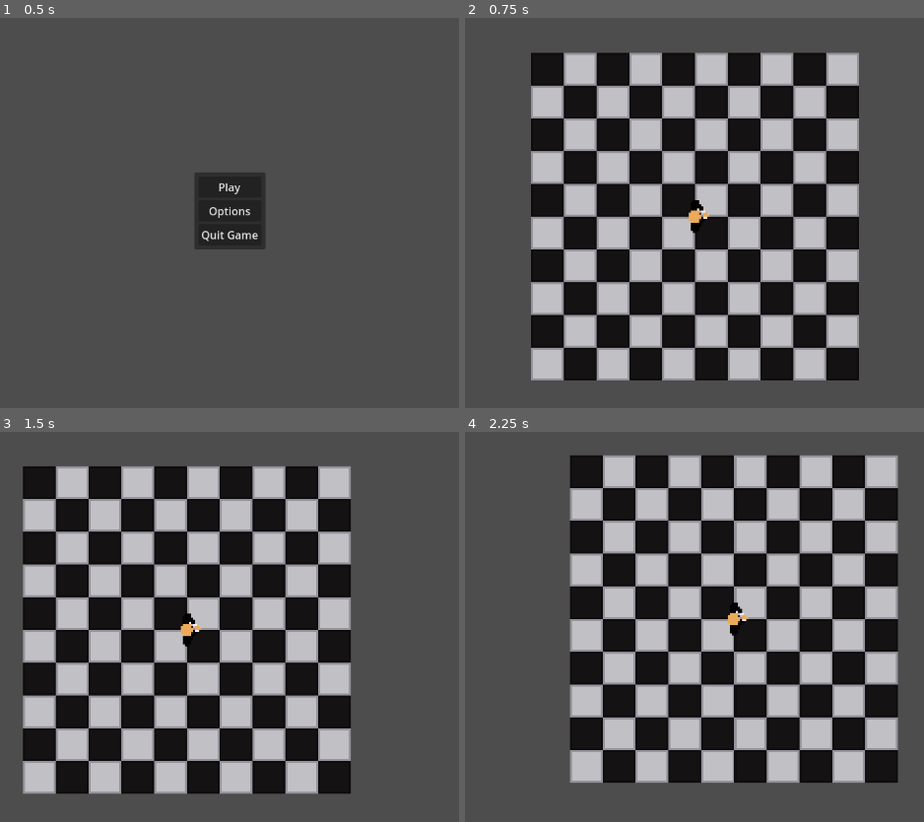
Above: before the commit, frames 1-4 (two rows, left to right).
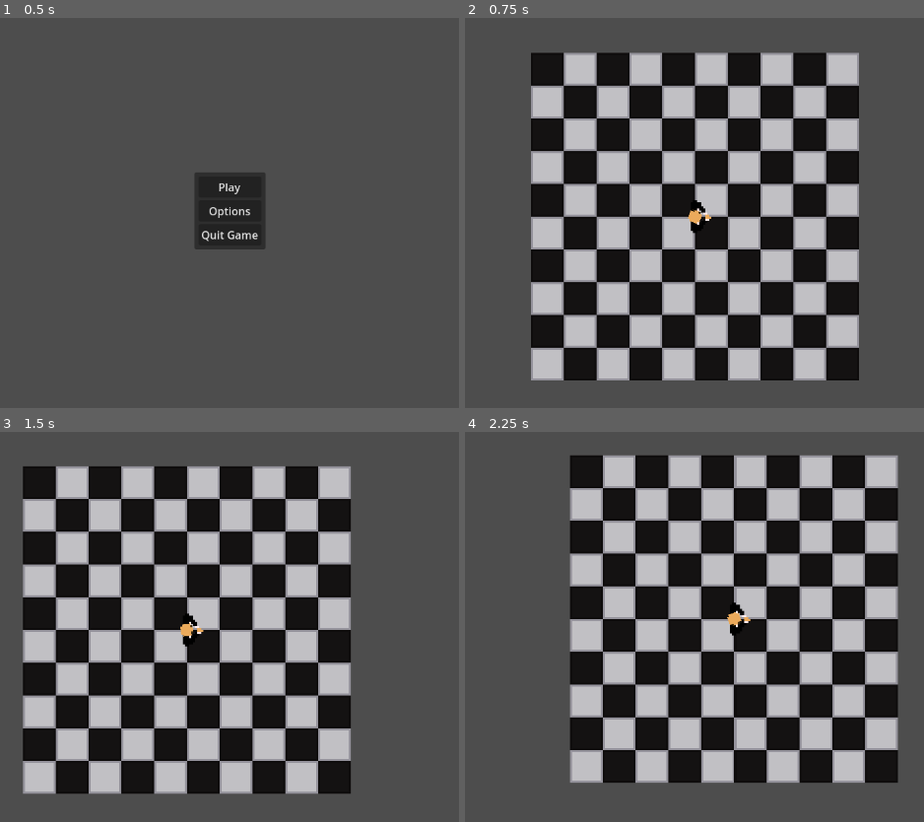
Above: after the commit, the same moments.

Repository: sparkworm/STATE
Game: Godot game, scene res://scenes/game.tscn
Same seed, same stepped clock (60 frames per second), same inputs: the game is played once before the commit and once after it.
Inputs (mouse positions are in pixels of both pictures, inside the frame that each line leads up to):
- Up to frame 1 (0.5 s): no input
- Up to frame 2 (0.75 s): click "Play" at 0.5 s
- Up to frame 3 (1.5 s): tap Enter at 1.25 s; move the mouse to (403, 603) at 1.27 s
- Up to frame 4 (2.25 s): tap Space at 2 s; move the mouse to (538, 646) at 2.02 s

Frame 1 is identical in both runs. In frame 2, less than 0.1% of the frame differs, in the area x 48-54%, y 46-54%; in frame 3, less than 0.1%; in frame 4, less than 0.1%, in the area x 57-63%, y 43-51%.

Commit message:
Made body its own scene, and gave it some functions such as controlling head movement

Diff:
--- /dev/null
+++ b/scenes/characters/bodies/test_body.tscn
@@ -0,0 +1,18 @@
+[gd_scene load_steps=5 format=3 uid="uid://clg4816pvwavy"]
+
+[ext_resource type="PackedScene" uid="uid://cmvnw0ja1kl6o" path="res://scenes/components/body.tscn" id="1_fvrdt"]
+[ext_resource type="Texture2D" uid="uid://drgyodho8wjm6" path="res://textures/character/shoulders_1.png" id="2_pha0c"]
+[ext_resource type="Texture2D" uid="uid://dgey3cy1dkivx" path="res://textures/character/arms_1.png" id="3_jn6e8"]
+[ext_resource type="Texture2D" uid="uid://d0gk2kblt6qpi" path="res://textures/character/head_1.png" id="4_5cd1o"]
+
+[node name="Body" instance=ExtResource("1_fvrdt")]
+
+[node name="Torso" parent="." index="1"]
+texture = ExtResource("2_pha0c")
+
+[node name="Arms" parent="Torso" index="0"]
+position = Vector2(1, 0)
+texture = ExtResource("3_jn6e8")
+
+[node name="Head" parent="." index="2"]
+texture = ExtResource("4_5cd1o")
--- a/scenes/characters/player.tscn
+++ b/scenes/characters/player.tscn
@@ -1,22 +1,14 @@
-[gd_scene load_steps=6 format=3 uid="uid://d0gbvf0b4eiq4"]
+[gd_scene load_steps=4 format=3 uid="uid://d0gbvf0b4eiq4"]
 
 [ext_resource type="PackedScene" uid="uid://bou5t0p158o7h" path="res://scenes/parent/character.tscn" id="1_rp718"]
-[ext_resource type="Texture2D" uid="uid://d0gk2kblt6qpi" path="res://textures/character/head_1.png" id="2_atpat"]
+[ext_resource type="PackedScene" uid="uid://clg4816pvwavy" path="res://scenes/characters/bodies/test_body.tscn" id="2_76oj4"]
 [ext_resource type="Script" uid="uid://ccjbrtvt28wdc" path="res://scenes/characters/player_controller.gd" id="2_yewv4"]
-[ext_resource type="Texture2D" uid="uid://drgyodho8wjm6" path="res://textures/character/shoulders_1.png" id="3_kqtwu"]
-[ext_resource type="Texture2D" uid="uid://dgey3cy1dkivx" path="res://textures/character/arms_1.png" id="4_6eyoc"]
 
 [node name="Player" instance=ExtResource("1_rp718")]
 
-[node name="Torso" parent="Body" index="1"]
-texture = ExtResource("3_kqtwu")
+[node name="Body" parent="." index="0" instance=ExtResource("2_76oj4")]
 
-[node name="Arms" parent="Body/Torso" index="0"]
-position = Vector2(0, -1)
-texture = ExtResource("4_6eyoc")
-
-[node name="Head" parent="Body" index="2"]
-texture = ExtResource("2_atpat")
-
-[node name="Controller" parent="." index="1"]
+[node name="Controller" parent="." index="1" node_paths=PackedStringArray("player", "body")]
 script = ExtResource("2_yewv4")
+player = NodePath("..")
+body = NodePath("../Body")
--- a/scenes/characters/player_controller.gd
+++ b/scenes/characters/player_controller.gd
@@ -1,2 +1,8 @@
 class_name PlayerController
 extends Node
+
+@export var player: Character
+@export var body: Body
+
+func _physics_process(delta: float) -> void:
+	body.head_look_towards(body.get_global_mouse_position())
--- /dev/null
+++ b/scenes/components/body.gd
@@ -0,0 +1,30 @@
+class_name Body
+extends Node2D
+
+## Maximum angle the head can turn from straight, in degrees
+## NOTE: is converted to radians in _ready()
+@export var max_head_look_angle: float = 70
+
+@onready var legs: Sprite2D = $Legs
+@onready var torso: Sprite2D = $Torso
+@onready var arms: Sprite2D = $Torso/Arms
+@onready var head: Sprite2D = $Head
+
+func _ready() -> void:
+	# convert max_head_look_angle to radians so it can be used normally
+	max_head_look_angle = deg_to_rad(max_head_look_angle)
+
+## Move the head to look towards a point.  The head will not turn further than it is allowed by
+## max_head_look_angle. [br] [br]
+## This can be useful if the torso is locked and cannot rotate (such as when running or guarding)
+func head_look_towards(global_coords: Vector2) -> void:
+	head.look_at(global_coords)
+	var ang_diff: float = angle_difference(torso.rotation, head.rotation)
+	if ang_diff > 0 and ang_diff > max_head_look_angle:
+		head.rotation = max_head_look_angle
+	elif ang_diff < 0 and -ang_diff > max_head_look_angle:
+		head.rotation = -max_head_look_angle
+
+func head_and_torso_look_towards(global_coords: Vector2) -> void:
+	head.look_at(global_coords)
+	torso.look_at(global_coords)
--- /dev/null
+++ b/scenes/components/body.tscn
@@ -0,0 +1,14 @@
+[gd_scene load_steps=2 format=3 uid="uid://cmvnw0ja1kl6o"]
+
+[ext_resource type="Script" uid="uid://bsrw0qs77aq7d" path="res://scenes/components/body.gd" id="1_rwg26"]
+
+[node name="Body" type="Node2D"]
+script = ExtResource("1_rwg26")
+
+[node name="Legs" type="Sprite2D" parent="."]
+
+[node name="Torso" type="Sprite2D" parent="."]
+
+[node name="Arms" type="Sprite2D" parent="Torso"]
+
+[node name="Head" type="Sprite2D" parent="."]
--- a/scenes/parent/character.tscn
+++ b/scenes/parent/character.tscn
@@ -6,16 +6,6 @@
 motion_mode = 1
 script = ExtResource("1_2rq4q")
 
-[node name="Body" type="Node2D" parent="."]
-
-[node name="Legs" type="Sprite2D" parent="Body"]
-
-[node name="Torso" type="Sprite2D" parent="Body"]
-
-[node name="Arms" type="Sprite2D" parent="Body/Torso"]
-
-[node name="Head" type="Sprite2D" parent="Body"]
-
 [node name="Controller" type="Node" parent="."]
 
 [node name="ItemHeld" type="Node2D" parent="."]
Not shown, added: scenes/components/body.gd.uid
